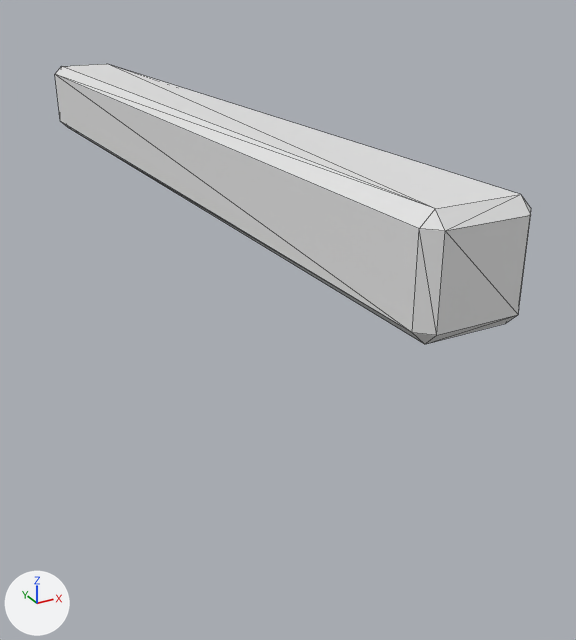
The glTF model src/game/models/bridge/bridge-railing-segment.glb, before and after one commit.
Both versions are drawn from a 50 mm camera at (-0.373, -0.894, 0.196) aimed at (0.07, -0.089, -0.207). The lights are fixed; the arrows at lower left show +X, +Y and +Z. The first picture is the older version. Mesh edges are drawn as thin lines. Vertices at exactly the same position are counted once.

The first picture shows 'BridgeRailingSegment'.
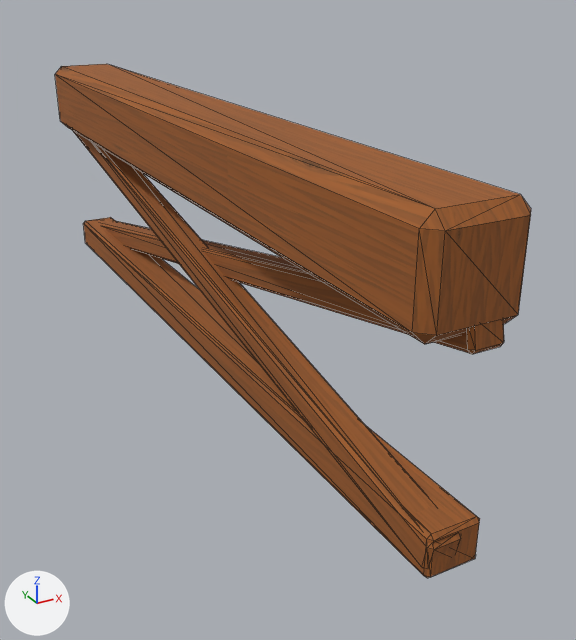
Location of each change, [x1, y1, x2, y2] in pixels of the pictures (576 x 640 px):
'BridgeRailingSegment', reshaped (83% taller)
    before: [55, 64, 531, 344]
    after: [55, 64, 531, 578]
part 1 of me_cube, added
    after: [83, 217, 480, 578]
part 2 of me_cube, added
    after: [73, 131, 461, 568]
part 3 of me_cube, added
    after: [101, 221, 504, 354]
part 4 of me_cube, recoloured (white to brown)
    both: [55, 64, 531, 344]

The change in detail:
Picture 'timber-grain' (img_timber_grain) is new.
Material 'Bridge shared oak timber' (mat_bridge_shared_oak_timber) is new.
Its texture is img_timber_grain.
Its roughness is 0.9.
me_cube is used by ob_bridgerailingsegment; location (0.0, 0.0, 0.0).
me_cube had 24 vertices, 44 faces and spanned x -0.05..0.05, y -0.5..0.5, z -0.05..0.05.
me_cube now has 96 vertices, 176 faces and spans x -0.05..0.05, y -0.502..0.502, z -0.262..0.05.
me_cube part 1: a new loose piece of 24 vertices spanning x -0.027..0.027, y -0.5..0.5, z -0.262..-0.218, in mat_bridge_shared_oak_timber (picture img_timber_grain).
me_cube part 2: a new loose piece of 24 vertices spanning x -0.029..0.007, y -0.502..0.502, z -0.255..-0.03, in mat_bridge_shared_oak_timber (picture img_timber_grain).
me_cube part 3: a new loose piece of 24 vertices spanning x -0.007..0.029, y -0.502..0.502, z -0.255..-0.03, in mat_bridge_shared_oak_timber (picture img_timber_grain).
me_cube part 4: 44 faces spanning x -0.05..0.05, y -0.5..0.5, z -0.05..0.05 switch from mat_bridge_railing_placeholder (white #e7e7e7) to mat_bridge_shared_oak_timber (picture img_timber_grain).
